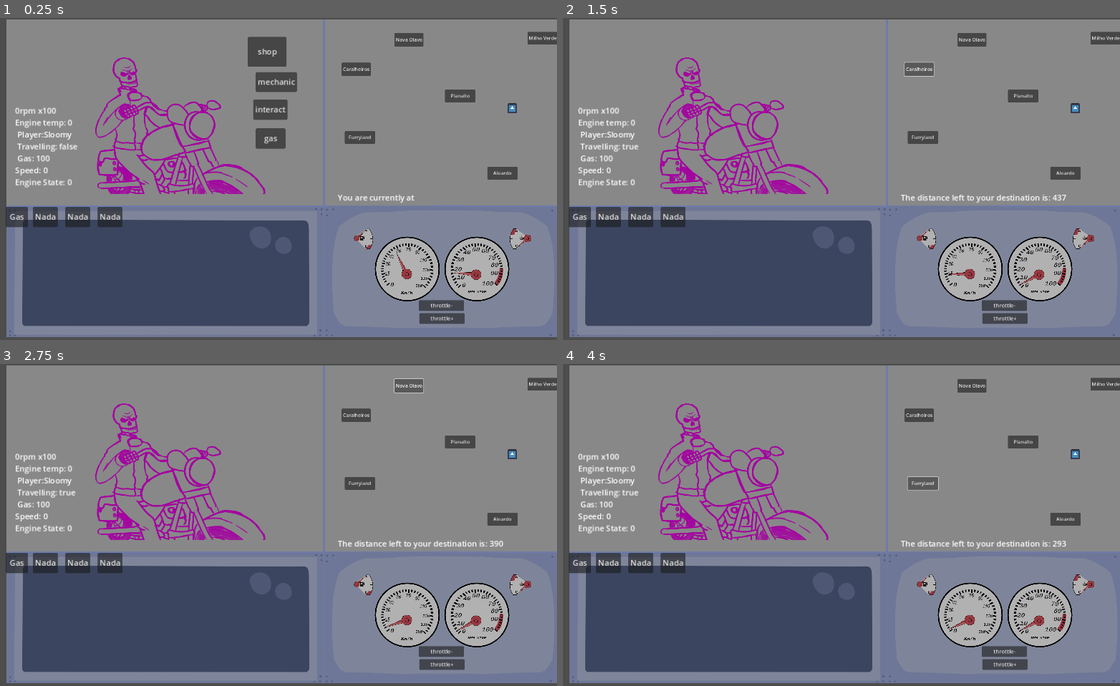
Above: before the commit, frames 1-4 (two rows, left to right).
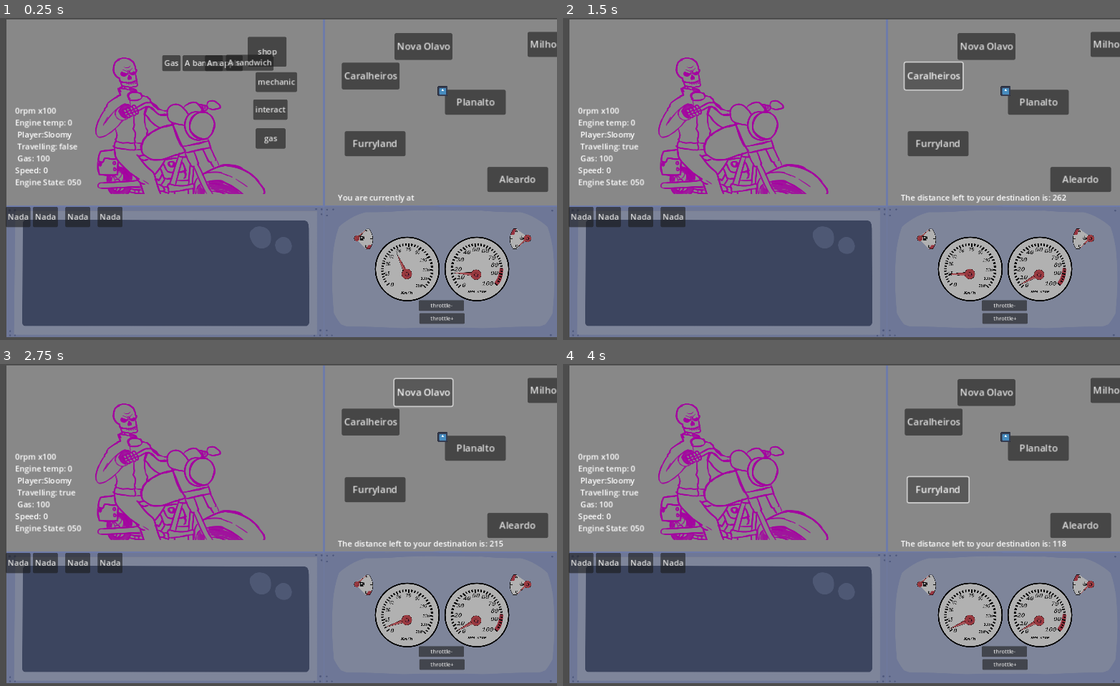
Above: after the commit, the same moments.

Repository: sloomy-chan/road-trip
Game: Godot game, scene res://Cenas/main.tscn
The game is run twice, just before and just after one commit, with the same random seed, the same clock (stepped at 60 frames per second) and the same inputs. Before the commit the project starts from res://main.tscn. The engine's default icon, where the game draws it, is replaced by a stand-in: a white triangle on a blue panel in a dark square.
Inputs (mouse positions are in pixels of both pictures, inside the frame that each line leads up to):
- Up to frame 1 (0.25 s): no input
- Up to frame 2 (1.5 s): click (1103, 37) at 0.5 s, where only the run before the commit has a clickable "Milho Verde"; click "Caralheiros" at 1.25 s
- Up to frame 3 (2.75 s): click "Nova Olavo" at 2 s
- Up to frame 4 (4 s): click "Aleardo" at 2.75 s; click "Furryland" at 3.5 s

The runs differ from the first frame. In frame 1, 4.7% of the frame differs, in the area x 1-100%, y 4-65%; in frame 2, 3.9%; in frame 3, 3.9%; in frame 4, 3.9%.

Commit message:
Sistema de mapa finalmente terminadogit add .git add .!

Diff:
--- /dev/null
+++ b/Cenas/city.tscn
@@ -0,0 +1,90 @@
+[gd_scene load_steps=4 format=3 uid="uid://cuwogci2gi0mo"]
+
+[ext_resource type="Script" path="res://Scripts/Scripts do mapa/city.gd" id="1_m48dq"]
+[ext_resource type="Script" path="res://Scripts/Scripts do mapa/city_interact.gd" id="2_kmlhq"]
+[ext_resource type="Script" path="res://Scripts/Scripts do mapa/shop_item.gd" id="3_c4yj0"]
+
+[node name="city" type="Node2D"]
+script = ExtResource("1_m48dq")
+
+[node name="shop" type="Button" parent="."]
+offset_left = 327.0
+offset_top = 71.0
+offset_right = 405.0
+offset_bottom = 131.0
+text = "shop"
+script = ExtResource("2_kmlhq")
+buttonType = 1
+
+[node name="1" type="Button" parent="shop" groups=["shop_item"]]
+layout_mode = 0
+offset_left = -172.0
+offset_top = 37.0
+offset_right = -164.0
+offset_bottom = 45.0
+script = ExtResource("3_c4yj0")
+item_type = 1
+item_price = 25
+
+[node name="2" type="Button" parent="shop" groups=["shop_item"]]
+layout_mode = 0
+offset_left = -131.0
+offset_top = 37.0
+offset_right = -123.0
+offset_bottom = 45.0
+script = ExtResource("3_c4yj0")
+item_type = 2
+item_price = 10
+
+[node name="3" type="Button" parent="shop" groups=["shop_item"]]
+layout_mode = 0
+offset_left = -86.0
+offset_top = 37.0
+offset_right = -78.0
+offset_bottom = 45.0
+script = ExtResource("3_c4yj0")
+item_type = 3
+item_price = 15
+
+[node name="4" type="Button" parent="shop" groups=["shop_item"]]
+layout_mode = 0
+offset_left = -44.0
+offset_top = 36.0
+offset_right = -36.0
+offset_bottom = 44.0
+script = ExtResource("3_c4yj0")
+item_type = 4
+item_price = 20
+
+[node name="mechanic" type="Button" parent="."]
+offset_left = 343.0
+offset_top = 142.0
+offset_right = 396.0
+offset_bottom = 182.0
+text = "mechanic
+"
+script = ExtResource("2_kmlhq")
+buttonType = 3
+
+[node name="interact" type="Button" parent="."]
+offset_left = 338.0
+offset_top = 197.0
+offset_right = 398.0
+offset_bottom = 238.0
+text = "interact"
+script = ExtResource("2_kmlhq")
+buttonType = 2
+
+[node name="gas" type="Button" parent="."]
+offset_left = 343.0
+offset_top = 255.0
+offset_right = 403.0
+offset_bottom = 296.0
+text = "gas"
+script = ExtResource("2_kmlhq")
+buttonType = 4
+
+[connection signal="pressed" from="shop/1" to="shop/1" method="_on_pressed"]
+[connection signal="pressed" from="shop/2" to="shop/2" method="_on_pressed"]
+[connection signal="pressed" from="shop/3" to="shop/3" method="_on_pressed"]
+[connection signal="pressed" from="shop/4" to="shop/4" method="_on_pressed"]
--- a/dashboard.tscn
+++ b/Cenas/dashboard.tscn
@@ -1,6 +1,6 @@
 [gd_scene load_steps=7 format=3 uid="uid://f1sjkjwxumcj"]
 
-[ext_resource type="Script" path="res://dashboard.gd" id="1_2xue6"]
+[ext_resource type="Script" path="res://Scripts/Scripts do jogador/dashboard.gd" id="1_2xue6"]
 [ext_resource type="Texture2D" uid="uid://lh7udokkf122" path="res://sprites/pointerB.png" id="2_xt3o2"]
 [ext_resource type="Texture2D" uid="uid://b474fs23ypi8" path="res://sprites/painel.png" id="4_v130e"]
 [ext_resource type="Texture2D" uid="uid://btwi2vhw5mk4u" path="res://sprites/pointerA.png" id="5_yxog5"]
--- a/player stuff/inv.tscn
+++ b/Cenas/inv.tscn
@@ -1,7 +1,7 @@
 [gd_scene load_steps=3 format=3 uid="uid://cfcbwvdcyy3ko"]
 
-[ext_resource type="Script" path="res://player stuff/inv.gd" id="1_0st73"]
-[ext_resource type="Script" path="res://player stuff/invBlock.gd" id="2_uqry6"]
+[ext_resource type="Script" path="res://Scripts/Scripts do jogador/inventory.gd" id="1_0st73"]
+[ext_resource type="Script" path="res://Scripts/Scripts do jogador/inventory_slot.gd" id="2_uqry6"]
 
 [node name="inv" type="Node2D"]
 script = ExtResource("1_0st73")
@@ -13,7 +13,6 @@
 offset_bottom = 325.0
 theme_override_font_sizes/font_size = 0
 script = ExtResource("2_uqry6")
-itemID = 1
 
 [node name="2" type="Button" parent="."]
 offset_left = 285.0
--- a/main.tscn
+++ b/Cenas/main.tscn
@@ -1,11 +1,11 @@
 [gd_scene load_steps=10 format=3 uid="uid://bafesg0112kju"]
 
-[ext_resource type="PackedScene" uid="uid://f1sjkjwxumcj" path="res://dashboard.tscn" id="1_apyga"]
-[ext_resource type="PackedScene" uid="uid://csyo6ego73ddr" path="res://map.tscn" id="1_mqp60"]
-[ext_resource type="PackedScene" uid="uid://cuwogci2gi0mo" path="res://map/city.tscn" id="2_52mnt"]
-[ext_resource type="Script" path="res://player stuff/player_manager.gd" id="2_344h7"]
-[ext_resource type="PackedScene" uid="uid://cfcbwvdcyy3ko" path="res://player stuff/inv.tscn" id="2_v0nlm"]
-[ext_resource type="Script" path="res://player stuff/engineMan.gd" id="4_6bvhk"]
+[ext_resource type="PackedScene" uid="uid://f1sjkjwxumcj" path="res://Cenas/dashboard.tscn" id="1_apyga"]
+[ext_resource type="PackedScene" uid="uid://csyo6ego73ddr" path="res://Cenas/map.tscn" id="1_mqp60"]
+[ext_resource type="PackedScene" uid="uid://cuwogci2gi0mo" path="res://Cenas/city.tscn" id="2_52mnt"]
+[ext_resource type="Script" path="res://Scripts/Scripts do jogador/player_manager.gd" id="2_344h7"]
+[ext_resource type="PackedScene" uid="uid://cfcbwvdcyy3ko" path="res://Cenas/inv.tscn" id="2_v0nlm"]
+[ext_resource type="Script" path="res://Scripts/Scripts do jogador/engineMan.gd" id="4_6bvhk"]
 [ext_resource type="Texture2D" uid="uid://dkcl1l6p6x7uk" path="res://sprites/icon.svg" id="4_tss1a"]
 [ext_resource type="Texture2D" uid="uid://nnfh8i2qponf" path="res://sprites/Olavo.png" id="5_pyrfo"]
 [ext_resource type="Texture2D" uid="uid://ccicvpw0s4spm" path="res://sprites/UI roadtrip.png" id="8_0fdb8"]
@@ -21,7 +21,7 @@
 scale = Vector2(0.599999, 0.599999)
 
 [node name="PlayerManager" type="Node2D" parent="."]
-position = Vector2(1064, 182)
+position = Vector2(924, 147)
 script = ExtResource("2_344h7")
 playerName = "Sloomy"
 bikeGas = 100
--- a/map.tscn
+++ b/Cenas/map.tscn
@@ -1,65 +1,71 @@
 [gd_scene load_steps=2 format=3 uid="uid://csyo6ego73ddr"]
 
-[ext_resource type="Script" path="res://map/mapItem.gd" id="1_ftjsj"]
+[ext_resource type="Script" path="res://Scripts/Scripts do mapa/map_item.gd" id="1_xgyyd"]
 
 [node name="map" type="Node2D"]
 
-[node name="1" type="Button" parent="."]
+[node name="1" type="Button" parent="." groups=["place"]]
 offset_left = 1033.0
 offset_top = 25.0
 offset_right = 1135.0
 offset_bottom = 67.0
 text = "Milho Verde"
-script = ExtResource("1_ftjsj")
+script = ExtResource("1_xgyyd")
+places_connected = [NodePath("../3"), NodePath("../6")]
 cityName = "Milho verde"
 metadata/_edit_use_anchors_ = true
 
-[node name="2" type="Button" parent="."]
+[node name="2" type="Button" parent="." groups=["place"]]
 offset_left = 410.0
 offset_top = 128.0
 offset_right = 507.0
 offset_bottom = 173.0
 text = "Caralheiros"
-script = ExtResource("1_ftjsj")
+script = ExtResource("1_xgyyd")
+places_connected = [NodePath("../3"), NodePath("../1")]
 cityName = "Caralheiros"
 metadata/_edit_use_anchors_ = true
 
-[node name="3" type="Button" parent="."]
+[node name="3" type="Button" parent="." groups=["place"]]
 offset_left = 587.0
 offset_top = 29.0
 offset_right = 684.0
 offset_bottom = 74.0
 text = "Nova Olavo"
-script = ExtResource("1_ftjsj")
+script = ExtResource("1_xgyyd")
+places_connected = [NodePath("../2"), NodePath("../1")]
 cityName = "Nova Olavo"
 metadata/_edit_use_anchors_ = true
 
-[node name="4" type="Button" parent="."]
+[node name="4" type="Button" parent="." groups=["place"]]
 offset_left = 898.0
 offset_top = 478.0
 offset_right = 1000.0
 offset_bottom = 520.0
 text = "Aleardo"
-script = ExtResource("1_ftjsj")
+script = ExtResource("1_xgyyd")
+places_connected = [NodePath("../6")]
 cityName = "Milho verde"
 metadata/_edit_use_anchors_ = true
 
-[node name="5" type="Button" parent="."]
+[node name="5" type="Button" parent="." groups=["place"]]
 offset_left = 420.0
 offset_top = 358.0
 offset_right = 522.0
 offset_bottom = 400.0
 text = "Furryland"
-script = ExtResource("1_ftjsj")
+script = ExtResource("1_xgyyd")
+places_connected = [NodePath("../6"), NodePath("../2")]
 cityName = "Milho verde"
 metadata/_edit_use_anchors_ = true
 
-[node name="6" type="Button" parent="."]
+[node name="6" type="Button" parent="." groups=["place"]]
 offset_left = 756.0
 offset_top = 219.0
 offset_right = 858.0
 offset_bottom = 261.0
 text = "Planalto"
-script = ExtResource("1_ftjsj")
+script = ExtResource("1_xgyyd")
+places_connected = [NodePath("../4"), NodePath("../5")]
 cityName = "Milho verde"
 metadata/_edit_use_anchors_ = true
--- a/player stuff/throttle.tscn
+++ b/Cenas/throttle.tscn
@@ -1,7 +1,7 @@
 [gd_scene load_steps=3 format=3 uid="uid://ciy1xcdky83gd"]
 
-[ext_resource type="Script" path="res://player stuff/player_manager.gd" id="1_nw11d"]
-[ext_resource type="Script" path="res://player stuff/engineMan.gd" id="2_yrthk"]
+[ext_resource type="Script" path="res://Scripts/Scripts do jogador/player_manager.gd" id="1_nw11d"]
+[ext_resource type="Script" path="res://Scripts/Scripts do jogador/engineMan.gd" id="2_yrthk"]
 
 [node name="throttle" type="Node2D"]
 metadata/_edit_vertical_guides_ = [635.0]
--- a/player stuff/invBlock.gd
+++ b/Scripts/Scripts do jogador/inventory_slot.gd
@@ -14,6 +14,7 @@
 	match itemID:
 		0:
 			player.mess.add_text("\nNothing to use here.")
+			return
 		1:
 			if player.bikeGas < 100:
 				player.mess.add_text("\nYou refueled your tank.")
@@ -24,9 +25,14 @@
 			else:
 				player.mess.add_text("\nYour tank is already full!")
 				return
+		_:
+			player.mess.add_text("\nYou ate something.")
 	self.itemID = 0
 
 func _add_name():
 	match itemID:
 		0:	self.set_text("Nada")
 		1:	self.set_text("Gas")
+		2:	self.set_text("A banana")
+		3:	self.set_text("An apple")
+		4:	self.set_text("A sandwich")
--- a/player stuff/player_manager.gd
+++ b/Scripts/Scripts do jogador/player_manager.gd
@@ -1,4 +1,5 @@
 extends Node2D
+
 #pega os nodes necessários
 @onready var stats = get_node("/root/main/EngStats")
 @onready var mess = get_node("/root/main/Messages")
@@ -10,9 +11,11 @@
 var startPos: Vector2
 
 #variáveis básicas
+var money: int
 @export var playerName = ""
 var speed = 0
 @export var bikeGas = 2
+var place
 var engRpm = 0
 var isTravel = false
 var mod: float #É o modificador de consumo de combustível
@@ -30,6 +33,7 @@
 
 func _ready() -> void:
 	pl_pos = self.global_position
+	money += 50
 
 func _process(delta: float) -> void:
 	#Configura o texto das caixas de texto.
@@ -37,7 +41,7 @@
 		ctyName.set_text(str("\nYou are currently at ", city.currCity_name))
 	else:
 		ctyName.set_text(str("\nThe distance left to your destination is: ", A1 - B1))
-	stats.set_text(str(engRpm, "rpm x100", "\nEngine temp: ",snappedf(temp, 0.1), "\n Player:", playerName,"\n Travelling: ", isTravel, "\n Gas: ", snappedf(bikeGas, 0.1), "\nSpeed: ", snappedf(speed, 1), "\nEngine State: ", snappedf(eng_state, 1)))
+	stats.set_text(str(engRpm, "rpm x100", "\nEngine temp: ",snappedf(temp, 0.1), "\n Player:", playerName,"\n Travelling: ", isTravel, "\n Gas: ", snappedf(bikeGas, 0.1), "\nSpeed: ", snappedf(speed, 1), "\nEngine State: ", snappedf(eng_state, 1), money))
 	#Funções que rodam em todo frame
 	_eng_durability(delta)
 	_dist_change(delta)
@@ -82,13 +86,14 @@
 	else: if A != B && B > A:
 		A -= (speed * 1) * delta
 
-	print("A: ", A, "\nB: ", B)
 
 	#Arredonda as coordenadas pra moto poder de fato parar owo nya
 	A1 = snappedf(A, 1)
 	B1 = snappedf(B, 1)
 	if A1 == B1:
 		isTravel = false
+		place._get_places()
+
 
 
 
--- a/map/cty_interact.gd
+++ b/Scripts/Scripts do mapa/city_interact.gd
@@ -16,9 +16,7 @@
 func _city_pressed() -> void:
 	match buttonType:
 		1:
-			man.player.mess.add_text(str("\nBought some gas."))
-			man.inv._add_item()
-			print("shop")
+			_open_shop()
 		2:
 			man.player.mess.add_text(str("\nThis is the city of ", man.currCity_name))
 			print("city")
@@ -31,3 +29,12 @@
 			man.player.mess.add_text(str("\nYou refueled your bike."))
 			print("gas")
 			man.player.bikeGas += 100-man.player.bikeGas
+
+func _open_shop():
+	var items = get_children()
+	for i in items:
+		if i.is_in_group("shop_item"):
+			if i.visible == true:
+				i.visible = false
+			else:
+				i.visible = true
--- /dev/null
+++ b/Scripts/Scripts do mapa/map_item.gd
@@ -0,0 +1,42 @@
+extends Button
+
+@export var places_connected: Array
+@export var cityName: String
+
+@onready var map_list = [get_node("/root/main/map/1"),get_node("/root/main/map/2"), get_node("/root/main/map/3"),get_node("/root/main/map/4"),get_node("/root/main/map/5"),get_node("/root/main/map/6")]
+@onready var player = get_node("/root/main/PlayerManager")
+
+var mapButton = self
+var isConnected = false
+var cityPath: Node
+
+
+func _ready() -> void:
+	mapButton.pressed.connect(self._map_selected)
+	cityName = self.text
+	isConnected = true
+
+func _process(_delta: float) -> void:
+	if isConnected == true:
+		self.scale = Vector2(2,2)
+	else:
+		self.scale = Vector2(1,1)
+
+func _map_selected():
+	if player.speed <= 0 && isConnected == true:
+		player.startPos = player.global_position
+		player.isTravel = true
+		player.nextPos = self.global_position
+		player.city.nextCity_name = cityName
+		player.place = self
+	else:
+		print("YOU FUCKING IDIOT THERE'S NO ROADS!!!!!!!!!!!!!!!")
+
+func _get_places():
+	for items in places_connected:
+		for map in map_list:
+			var itemNode = get_node(items)
+			if map == itemNode:
+				map.isConnected = true
+			else:
+				map.isConnected = false
--- /dev/null
+++ b/Scripts/Scripts do mapa/shop_item.gd
@@ -0,0 +1,25 @@
+extends Button
+
+@export var item_type: int
+@export var item_price: int
+@onready var parent = self.get_parent()
+@onready var inv = get_node("/root/main/inv")
+@onready var player = get_node("/root/main/PlayerManager")
+
+func _ready() -> void:
+	_add_name()
+
+func _on_pressed() -> void:
+	if player.money >= item_price:
+		player.money -= item_price
+		inv.itemNmbr = item_type
+		inv._add_item()
+	else:
+		print("Broke ass idiot")
+
+func _add_name():
+	match item_type:
+		1:	self.set_text("Gas")
+		2:	self.set_text("A banana")
+		3:	self.set_text("An apple")
+		4:	self.set_text("A sandwich")
--- a/map/city.tscn
+++ /dev/null
@@ -1,44 +0,0 @@
-[gd_scene load_steps=3 format=3 uid="uid://cuwogci2gi0mo"]
-
-[ext_resource type="Script" path="res://map/city.gd" id="1_80ju4"]
-[ext_resource type="Script" path="res://map/cty_interact.gd" id="2_hejej"]
-
-[node name="city" type="Node2D"]
-script = ExtResource("1_80ju4")
-
-[node name="shop" type="Button" parent="."]
-offset_left = 327.0
-offset_top = 71.0
-offset_right = 405.0
-offset_bottom = 131.0
-text = "shop"
-script = ExtResource("2_hejej")
-buttonType = 1
-
-[node name="rest" type="Button" parent="."]
-offset_left = 343.0
-offset_top = 142.0
-offset_right = 396.0
-offset_bottom = 182.0
-text = "mechanic
-"
-script = ExtResource("2_hejej")
-buttonType = 3
-
-[node name="interact" type="Button" parent="."]
-offset_left = 338.0
-offset_top = 197.0
-offset_right = 398.0
-offset_bottom = 238.0
-text = "interact"
-script = ExtResource("2_hejej")
-buttonType = 2
-
-[node name="gas" type="Button" parent="."]
-offset_left = 343.0
-offset_top = 255.0
-offset_right = 403.0
-offset_bottom = 296.0
-text = "gas"
-script = ExtResource("2_hejej")
-buttonType = 4
--- a/map/mapItem.gd
+++ /dev/null
@@ -1,27 +0,0 @@
-extends Button
-
-#@export var connects_To = [$"1"]
-@onready var player = get_node("/root/main/PlayerManager")
-@export var cityName: String
-var mapButton = self
-var isConnected = true
-
-
-func _ready() -> void:
-	mapButton.pressed.connect(self._map_selected)
-	cityName = self.text
-
-func _process(delta: float) -> void:
-	pass
-	#for i in connects_To:
-	#	if i != null:
-	#		i.isConnected = true
-	#	else:
-	#		i.isConnected = false
-
-func _map_selected():
-	if player.speed <= 0 && isConnected == true:
-		player.startPos = player.global_position
-		player.isTravel = true
-		player.nextPos = self.global_position
-		player.city.nextCity_name = cityName
--- a/project.godot
+++ b/project.godot
@@ -11,7 +11,7 @@
 [application]
 
 config/name="road trip"
-run/main_scene="res://main.tscn"
+run/main_scene="res://Cenas/main.tscn"
 config/features=PackedStringArray("4.3", "Forward Plus")
 config/icon="res://sprites/icon.svg"
 
Renamed: map/store.tscn -> Cenas/store.tscn
Renamed: dashboard.gd -> Scripts/Scripts do jogador/dashboard.gd
Renamed: player stuff/engineMan.gd -> Scripts/Scripts do jogador/engineMan.gd
Renamed: player stuff/inv.gd -> Scripts/Scripts do jogador/inventory.gd
Renamed: map/city.gd -> Scripts/Scripts do mapa/city.gd
